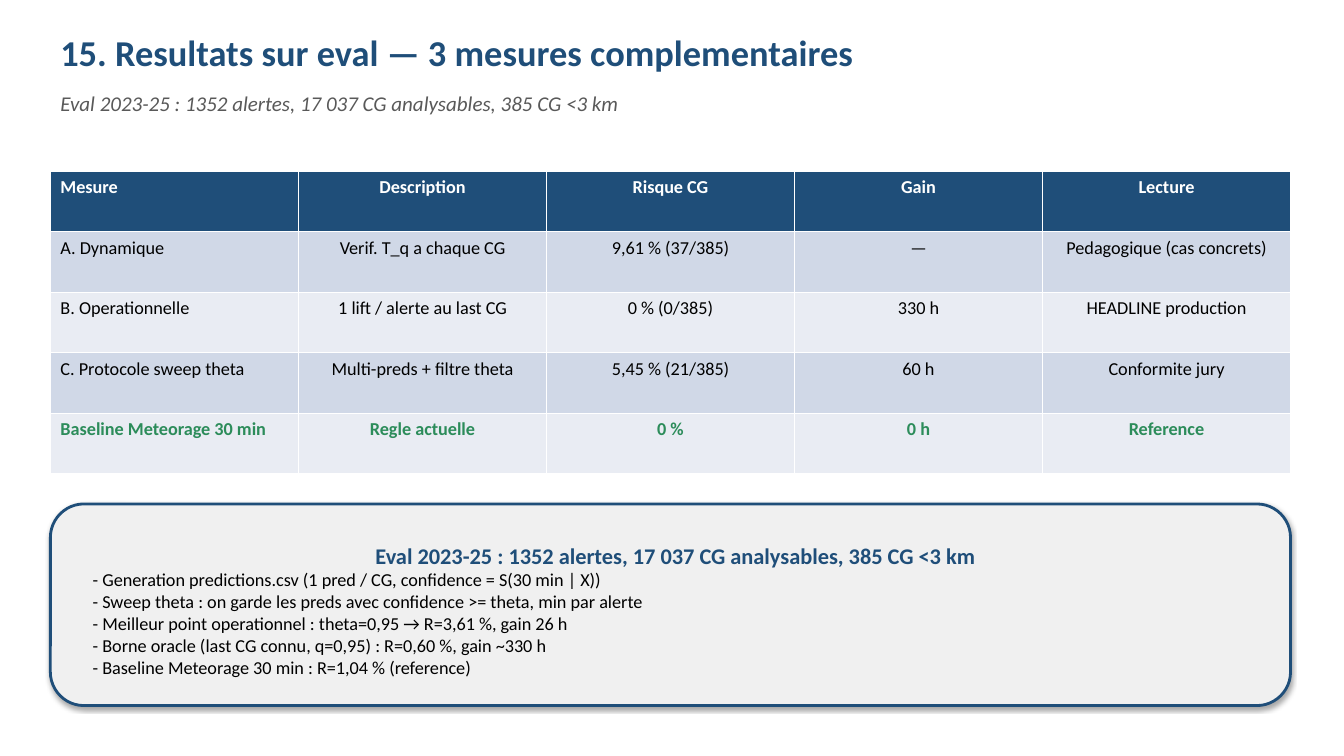
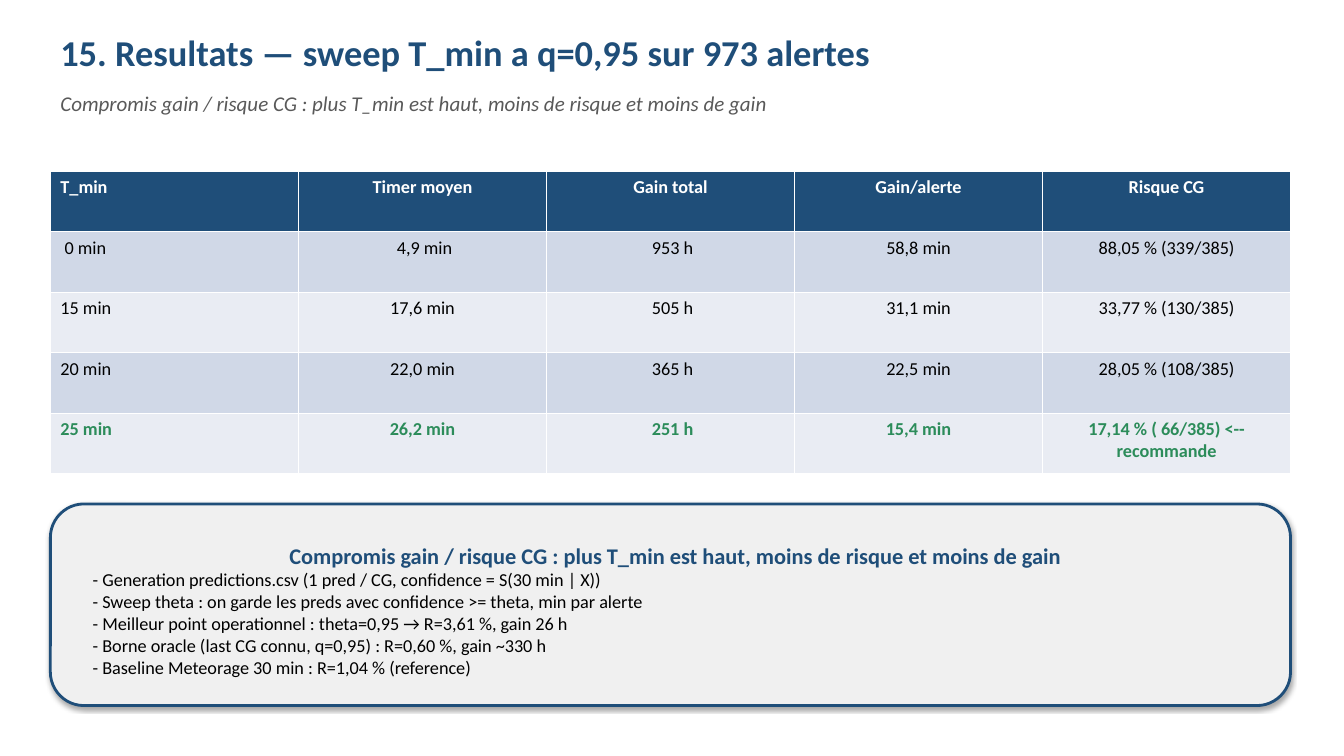
Before and after one commit to enriquealves02-jpg/PROJET_oral_m2fin, a slide deck: slide 16 of presentation_oral.pptx. Drawn at 1344x756 pixels with LibreOffice and Linux fonts; fonts in the diff are those of the drawing. Boxes give left, top, right and bottom in pixels: in the first picture for what was removed or moved away, otherwise in the second. Text is boxed around its words. In the diff, an @@ line names an element or a change of style, - is before the commit and + after.

```diff
--- a/presentation_oral.pptx
+++ b/presentation_oral.pptx
@@ text at (60, 40, 869, 72): text changed @@
-15. Resultats sur eval — 3 mesures complementaires
+15. Resultats — sweep T_min a q=0,95 sur 973 alertes
@@ text at (60, 96, 766, 115): text changed @@
-Eval 2023-25 : 1352 alertes, 17 037 CG analysables, 385 CG <3 km
+Compromis gain / risque CG : plus T_min est haut, moins de risque et moins de gain
@@ table at (50, 171, 1291, 474) @@
-row 1: Mesure | Description | Risque CG | Gain | Lecture
+row 1: T_min | Timer moyen | Gain total | Gain/alerte | Risque CG
-row 2: A. Dynamique | Verif. T_q a chaque CG | 9,61 % (37/385) | — | Pedagogique (cas concrets)
+row 2: 0 min | 4,9 min | 953 h | 58,8 min | 88,05 % (339/385)
-row 3: B. Operationnelle | 1 lift / alerte au last CG | 0 % (0/385) | 330 h | HEADLINE production
+row 3: 15 min | 17,6 min | 505 h | 31,1 min | 33,77 % (130/385)
-row 4: C. Protocole sweep theta | Multi-preds + filtre theta | 5,45 % (21/385) | 60 h | Conformite jury
+row 4: 20 min | 22,0 min | 365 h | 22,5 min | 28,05 % (108/385)
-row 5: Baseline Meteorage 30 min | Regle actuelle | 0 % | 0 h | Reference
+row 5: 25 min | 26,2 min | 251 h | 15,4 min | 17,14 % ( 66/385) <-- recommande
@@ text in rounded rectangle at (289, 548, 1061, 568): text changed @@
-Eval 2023-25 : 1352 alertes, 17 037 CG analysables, 385 CG <3 km
+Compromis gain / risque CG : plus T_min est haut, moins de risque et moins de gain
```
Also in this commit, not shown: 3 other slides changed, 4 other files.
